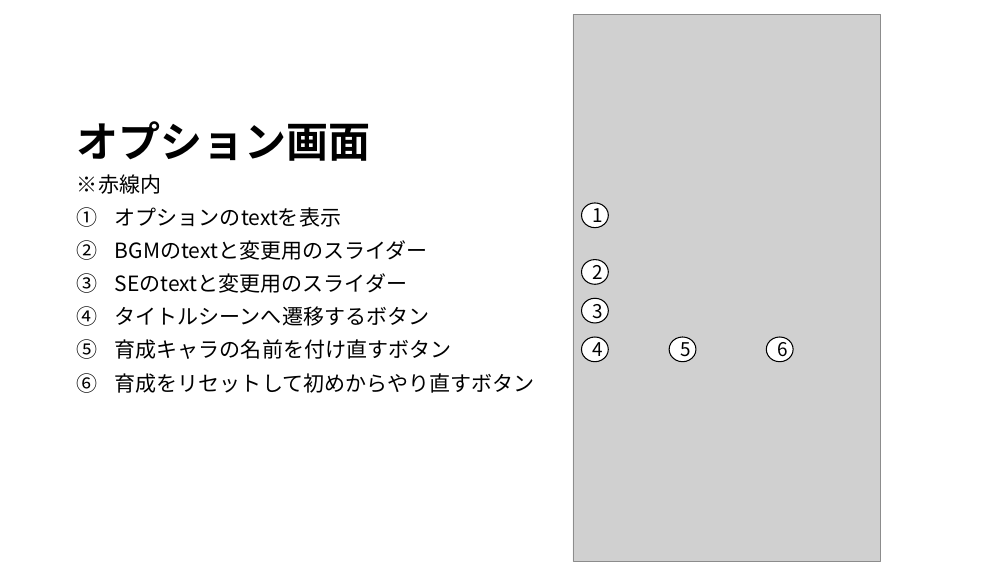
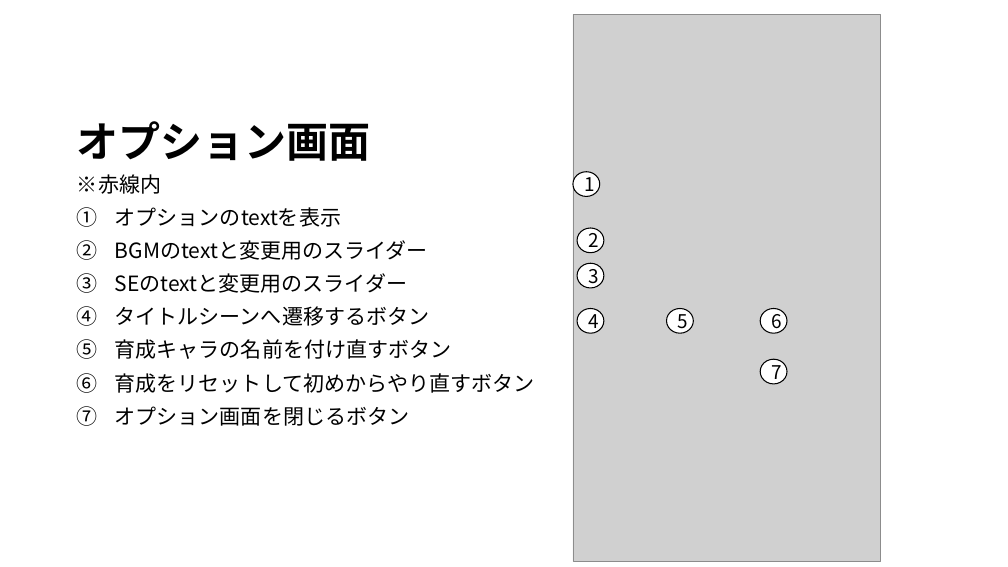
Before and after one commit to JJC-Game/StarChildren, a slide deck: slide 6 of Etc/仕様書/siyousho.pptx (slide 5 before the commit). Drawn at 1008x567 pixels with LibreOffice and Linux fonts; fonts in the diff are those of the drawing; grey boxes stand for pictures. Boxes give left, top, right and bottom in pixels: in the first picture for what was removed or moved away, otherwise in the second. Text is boxed around its words. In the diff, an @@ line names an element or a change of style, - is before the commit and + after.

```diff
--- a/Etc/仕様書/siyousho.pptx
+++ b/Etc/仕様書/siyousho.pptx
@@ ellipse "1": place and size @@
-ellipse "1" at (582,203,608,228)
+ellipse "1" at (573,172,600,197)
@@ 3 ellipses: place and size @@
-3 ellipses at (582,259,793,362)
+3 ellipses at (577,228,787,333)
@@ ellipse "3": place and size @@
-ellipse "3" at (582,299,608,324)
+ellipse "3" at (577,263,603,288)
@@ ellipse "5": place and size @@
-ellipse "5" at (669,337,696,362)
+ellipse "5" at (667,309,693,333)
@@ ellipse added at (761,359,787,384), fill #FFFFFF, outline #000000 1 pt, 18 pt, text #000000 @@
+7
@@ text at (115,406,409,426): paragraph added @@
+7. オプション画面を閉じるボタン
```
Also in this commit, not shown: 5 other slides changed, 4 slides added, 1 other file.
